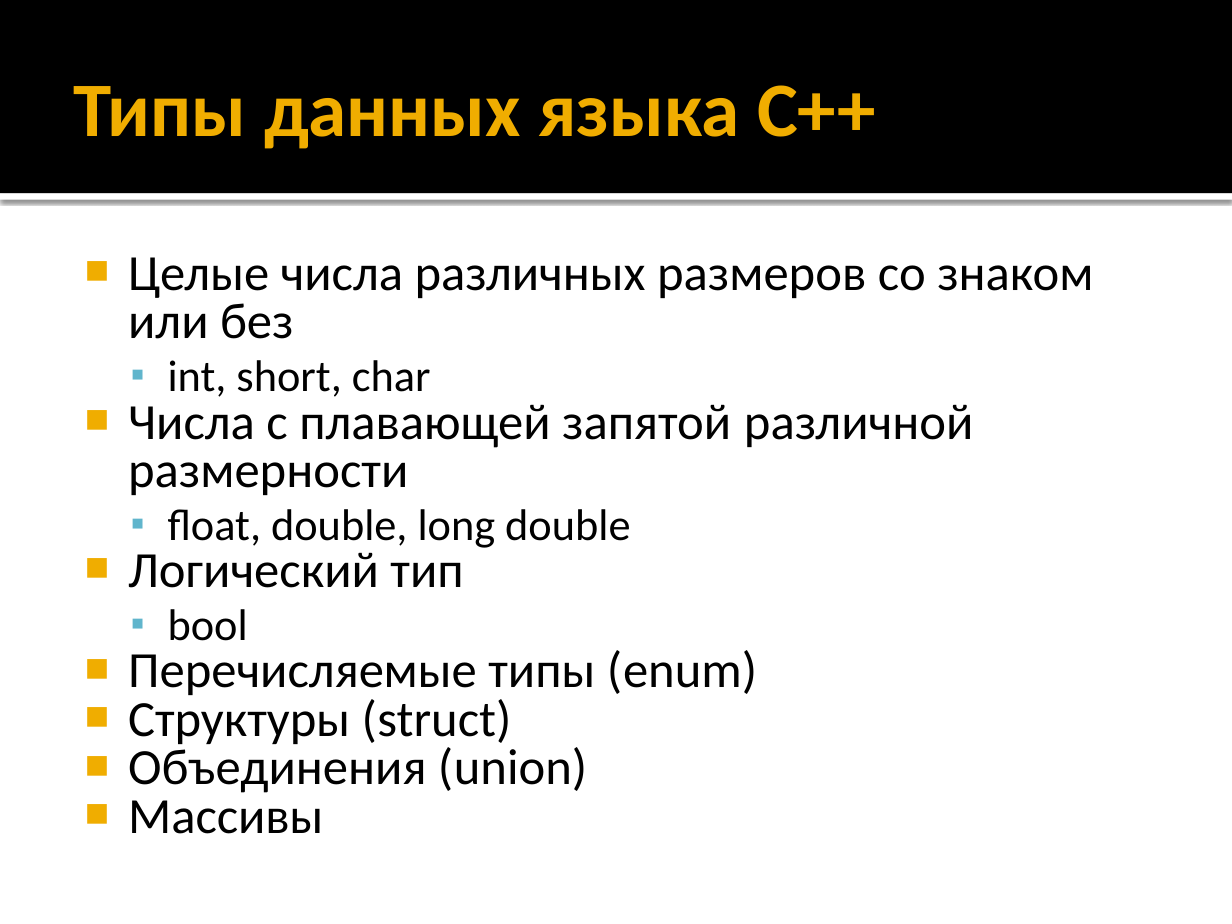
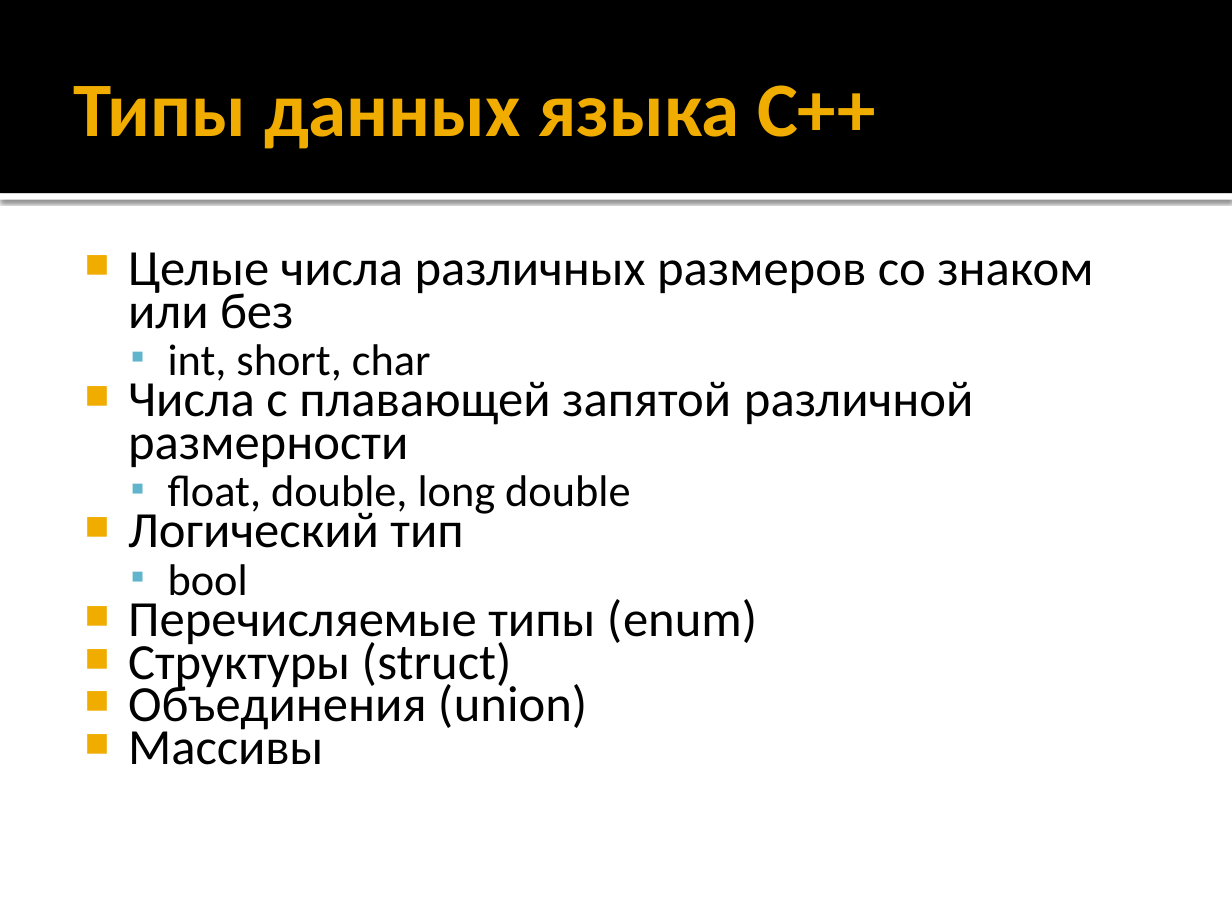
Before and after one commit to alexey-malov/oop, a slide deck: slide 15 of lectures/01/Синтаксис C++.pptx. Drawn at 1232x924 pixels with LibreOffice and Linux fonts; fonts in the diff are those of the drawing. Boxes give left, top, right and bottom in pixels: in the first picture for what was removed or moved away, otherwise in the second. Text is boxed around its words. In the diff, an @@ line names an element or a change of style, - is before the commit and + after.

```diff
--- a/lectures/01/Синтаксис C++.pptx
+++ b/lectures/01/Синтаксис C++.pptx
@@ text "Целые числа различных размеров со ..." at [128,252,1093,765]: line spacing 0.8 to 0.7 @@
```
Also in this commit, not shown: 11 other slides changed, 2 slides removed.
